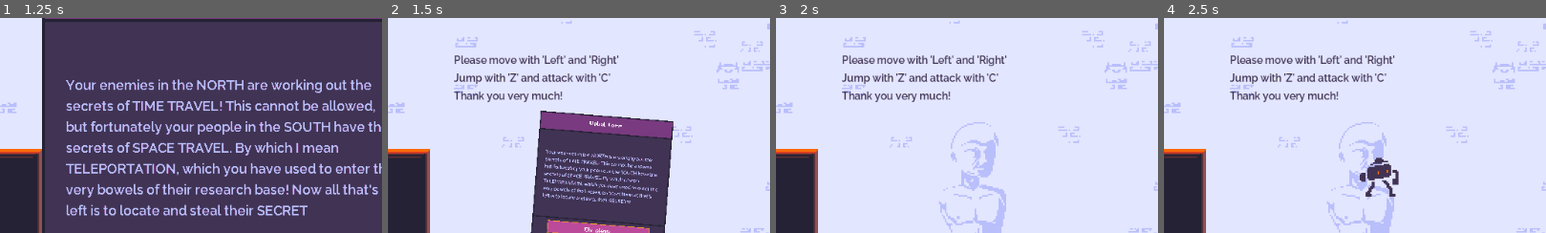
Above: before the commit, frames 1-4 (left to right).
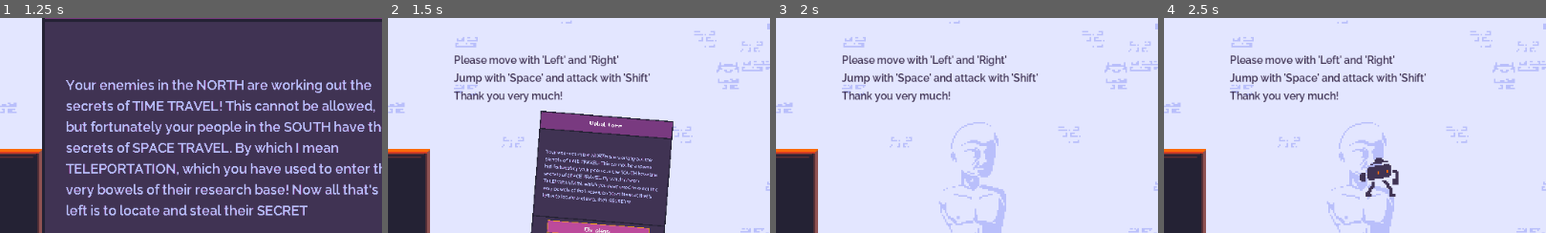
Above: after the commit, the same moments.

Repository: yokcos/omnigon
Game: Godot game, scene res://ui/intro.tscn
Same seed, same stepped clock (60 frames per second), same inputs: the game is played once before the commit and once after it.
Inputs (mouse positions are % of the whole screen's width and height, from its top left):
- Up to frame 1 (1.25 s): click "PLAY THE GAME" at 0.5 s
- Up to frame 2 (1.5 s): click "Oh okay" at 1.25 s
- Up to frame 3 (2 s): no input
- Up to frame 4 (2.5 s): tap Enter (ui_accept) at 2 s; move the mouse to (72, 45) at 2.02 s; hold Right (move_right) from 2.03 s (still down); hold Right mouse button (shift) from 2.03 s (still down); click (72, 45) at 2.17 s; tap Space (jump) at 2.27 s
The pictures show only the part of the screen within x 20-70%, y 20-70%; the shares and areas given below are measured in that part.

Frame 1 is identical in both runs. In frame 2, 0.9% of the frame differs, in the area x 31-69%, y 25-31%; in frame 3, 0.9%; in frame 4, 0.9%.

Commit message:
controls have been changed to use physical keys mostly

Diff:
--- a/project.godot
+++ b/project.godot
@@ -219,29 +219,34 @@
 }
 jump={
 "deadzone": 0.5,
-"events": [ Object(InputEventKey,"resource_local_to_scene":false,"resource_name":"","device":0,"alt":false,"shift":false,"control":false,"meta":false,"command":false,"pressed":false,"scancode":90,"physical_scancode":0,"unicode":0,"echo":false,"script":null)
-, Object(InputEventJoypadButton,"resource_local_to_scene":false,"resource_name":"","device":0,"button_index":0,"pressure":0.0,"pressed":false,"script":null)
+"events": [ Object(InputEventJoypadButton,"resource_local_to_scene":false,"resource_name":"","device":0,"button_index":0,"pressure":0.0,"pressed":false,"script":null)
 , Object(InputEventKey,"resource_local_to_scene":false,"resource_name":"","device":0,"alt":false,"shift":false,"control":false,"meta":false,"command":false,"pressed":false,"scancode":32,"physical_scancode":0,"unicode":0,"echo":false,"script":null)
+, Object(InputEventKey,"resource_local_to_scene":false,"resource_name":"","device":0,"alt":false,"shift":false,"control":false,"meta":false,"command":false,"pressed":false,"scancode":0,"physical_scancode":90,"unicode":0,"echo":false,"script":null)
+, Object(InputEventKey,"resource_local_to_scene":false,"resource_name":"","device":0,"alt":false,"shift":false,"control":false,"meta":false,"command":false,"pressed":false,"scancode":0,"physical_scancode":88,"unicode":0,"echo":false,"script":null)
  ]
 }
 attack={
 "deadzone": 0.5,
-"events": [ Object(InputEventKey,"resource_local_to_scene":false,"resource_name":"","device":0,"alt":false,"shift":false,"control":false,"meta":false,"command":false,"pressed":false,"scancode":67,"physical_scancode":0,"unicode":0,"echo":false,"script":null)
-, Object(InputEventMouseButton,"resource_local_to_scene":false,"resource_name":"","device":0,"alt":false,"shift":false,"control":false,"meta":false,"command":false,"button_mask":0,"position":Vector2( 0, 0 ),"global_position":Vector2( 0, 0 ),"factor":1.0,"button_index":1,"pressed":false,"doubleclick":false,"script":null)
+"events": [ Object(InputEventMouseButton,"resource_local_to_scene":false,"resource_name":"","device":0,"alt":false,"shift":false,"control":false,"meta":false,"command":false,"button_mask":0,"position":Vector2( 0, 0 ),"global_position":Vector2( 0, 0 ),"factor":1.0,"button_index":1,"pressed":false,"doubleclick":false,"script":null)
 , Object(InputEventJoypadButton,"resource_local_to_scene":false,"resource_name":"","device":0,"button_index":1,"pressure":0.0,"pressed":false,"script":null)
 , Object(InputEventKey,"resource_local_to_scene":false,"resource_name":"","device":0,"alt":false,"shift":false,"control":false,"meta":false,"command":false,"pressed":false,"scancode":16777237,"physical_scancode":0,"unicode":0,"echo":false,"script":null)
+, Object(InputEventKey,"resource_local_to_scene":false,"resource_name":"","device":0,"alt":false,"shift":false,"control":false,"meta":false,"command":false,"pressed":false,"scancode":0,"physical_scancode":67,"unicode":0,"echo":false,"script":null)
+, Object(InputEventKey,"resource_local_to_scene":false,"resource_name":"","device":0,"alt":false,"shift":false,"control":false,"meta":false,"command":false,"pressed":false,"scancode":0,"physical_scancode":86,"unicode":0,"echo":false,"script":null)
  ]
 }
 shift={
 "deadzone": 0.5,
-"events": [ Object(InputEventKey,"resource_local_to_scene":false,"resource_name":"","device":0,"alt":false,"shift":false,"control":false,"meta":false,"command":false,"pressed":false,"scancode":65,"physical_scancode":0,"unicode":0,"echo":false,"script":null)
-, Object(InputEventMouseButton,"resource_local_to_scene":false,"resource_name":"","device":0,"alt":false,"shift":false,"control":false,"meta":false,"command":false,"button_mask":0,"position":Vector2( 0, 0 ),"global_position":Vector2( 0, 0 ),"factor":1.0,"button_index":2,"pressed":false,"doubleclick":false,"script":null)
+"events": [ Object(InputEventMouseButton,"resource_local_to_scene":false,"resource_name":"","device":0,"alt":false,"shift":false,"control":false,"meta":false,"command":false,"button_mask":0,"position":Vector2( 0, 0 ),"global_position":Vector2( 0, 0 ),"factor":1.0,"button_index":2,"pressed":false,"doubleclick":false,"script":null)
 , Object(InputEventJoypadButton,"resource_local_to_scene":false,"resource_name":"","device":0,"button_index":2,"pressure":0.0,"pressed":false,"script":null)
+, Object(InputEventKey,"resource_local_to_scene":false,"resource_name":"","device":0,"alt":false,"shift":false,"control":false,"meta":false,"command":false,"pressed":false,"scancode":0,"physical_scancode":65,"unicode":0,"echo":false,"script":null)
+, Object(InputEventKey,"resource_local_to_scene":false,"resource_name":"","device":0,"alt":false,"shift":false,"control":false,"meta":false,"command":false,"pressed":false,"scancode":0,"physical_scancode":83,"unicode":0,"echo":false,"script":null)
  ]
 }
 interact={
 "deadzone": 0.5,
-"events": [ Object(InputEventKey,"resource_local_to_scene":false,"resource_name":"","device":0,"alt":false,"shift":false,"control":false,"meta":false,"command":false,"pressed":false,"scancode":68,"physical_scancode":0,"unicode":0,"echo":false,"script":null)
+"events": [ Object(InputEventKey,"resource_local_to_scene":false,"resource_name":"","device":0,"alt":false,"shift":false,"control":false,"meta":false,"command":false,"pressed":false,"scancode":0,"physical_scancode":68,"unicode":0,"echo":false,"script":null)
+, Object(InputEventKey,"resource_local_to_scene":false,"resource_name":"","device":0,"alt":false,"shift":false,"control":false,"meta":false,"command":false,"pressed":false,"scancode":0,"physical_scancode":70,"unicode":0,"echo":false,"script":null)
+, Object(InputEventJoypadButton,"resource_local_to_scene":false,"resource_name":"","device":0,"button_index":3,"pressure":0.0,"pressed":false,"script":null)
  ]
 }
 test={
@@ -252,6 +257,7 @@
 map={
 "deadzone": 0.5,
 "events": [ Object(InputEventKey,"resource_local_to_scene":false,"resource_name":"","device":0,"alt":false,"shift":false,"control":false,"meta":false,"command":false,"pressed":false,"scancode":16777218,"physical_scancode":0,"unicode":0,"echo":false,"script":null)
+, Object(InputEventJoypadButton,"resource_local_to_scene":false,"resource_name":"","device":0,"button_index":10,"pressure":0.0,"pressed":false,"script":null)
  ]
 }
 ui_backspace={
